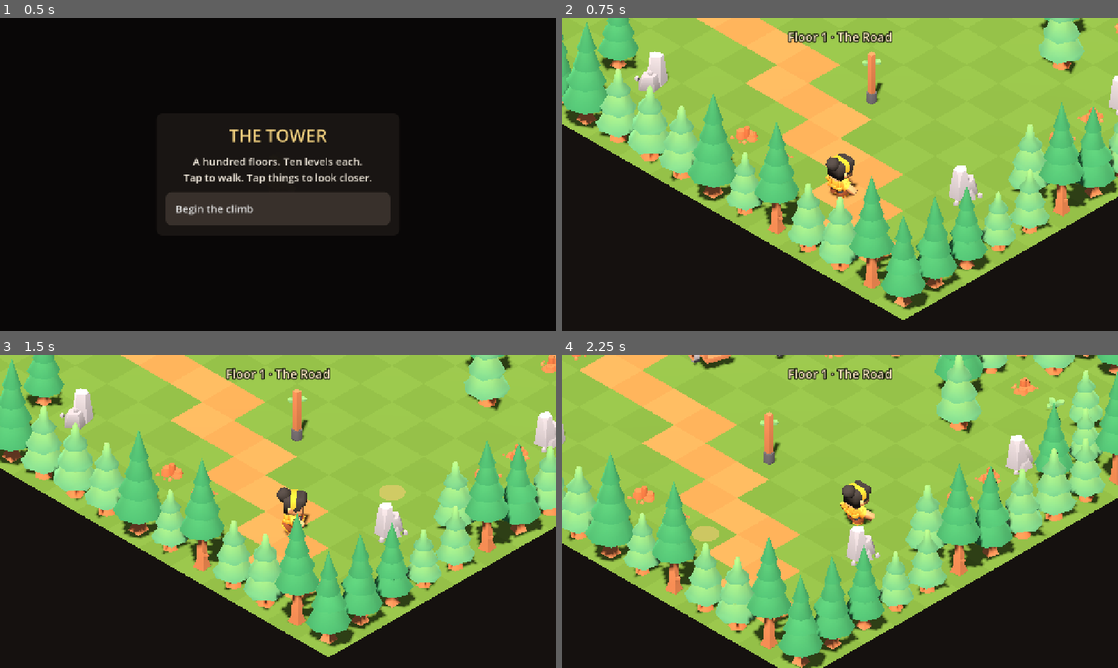
Above: before the commit, frames 1-4 (two rows, left to right).
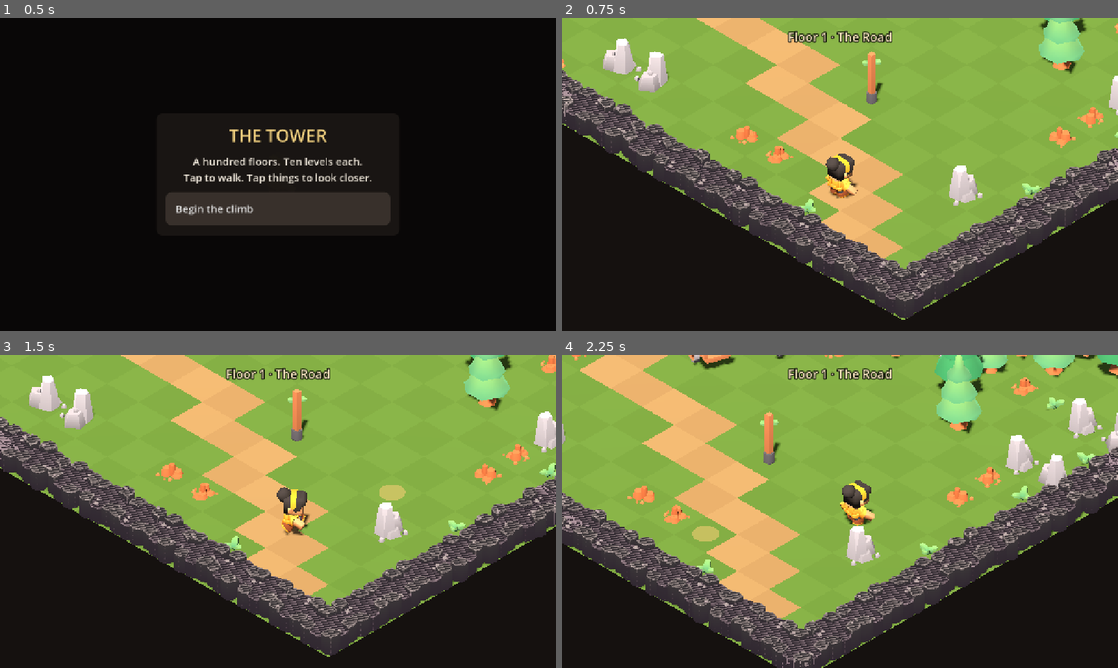
Above: after the commit, the same moments.

Repository: vel71184/the-tower
Game: Godot game, scene res://scenes/main.tscn
The game is run twice, just before and just after one commit, with the same random seed, the same clock (stepped at 60 frames per second) and the same inputs.
Inputs (mouse positions are in pixels of both pictures, inside the frame that each line leads up to):
- Up to frame 1 (0.5 s): no input
- Up to frame 2 (0.75 s): click "Begin the climb" at 0.5 s
- Up to frame 3 (1.5 s): tap Enter (ui_accept) at 1.25 s; move the mouse to (400, 495) at 1.27 s; hold D (move_right) from 1.28 s (still down); tap 5 (combat_end_turn) at 1.35 s; click (400, 495) at 1.42 s
- Up to frame 4 (2.25 s): tap Enter (ui_accept) at 1.52 s; release D (move_right) at 2 s; drag from (728, 527) to (812, 574) at 2.02 s

Frame 1 is identical in both runs. In frame 2, 27% of the frame differs, in the area x 0-100%, y 0-96%; in frame 3, 27%; in frame 4, 27%, in the area x 0-100%, y 4-100%.

Commit message:
The Road: low rocks on the camera-side edges so trees don't hide the climber; softer grass and path colours
Co-Authored-By: Claude Opus 5.5 <noreply@anthropic.com>
Claude-Session: https://claude.ai/code/session_018eCtRiykKVLLKD4TJKqToP

Diff:
--- a/content/floors/floor_01/level_01.json
+++ b/content/floors/floor_01/level_01.json
@@ -56,6 +56,11 @@
       "prop": "mini-forest/stones",
       "random_rot": true,
       "scale": 0.6
+    },
+    "L": {
+      "prop": "mini-forest/rocks-low",
+      "solid": true,
+      "random_rot": true
     }
   },
   "backdrop": [
@@ -80,20 +85,20 @@
     }
   ],
   "map": [
-    "fkfT,,fYffkffffTfkkTTk",
-    "Y...E,.opT.f.T.fff...k",
-    "f..p,,....f...fRfopfrf",
-    "YT...,,...fpr.f.T...fY",
-    "T.p...,,.....o...f.rTf",
-    "Y.fp..p,,o..w......opf",
-    "ff...p.p,,.C.h.....o.f",
-    "f......W.,,...p......k",
-    "f...ffpp.o,,,,.P....fY",
-    "kr.o..p.p....,,,...r.f",
-    "f....pT........,,,...f",
-    "Tp..po....Tr..oo.S,..T",
-    "ffTp...fpo.......p,,.k",
-    "kkfTkTkTffkTfffTfYffYk"
+    "fkfT,,fYffkffffTfkkppL",
+    "Y...E,.opT.f.T.fff...L",
+    "f..p,,....f...fRfoprrL",
+    "YT...,,...fpr.f.T...pL",
+    "T.p...,,.....o...f.rrL",
+    "Y.fp..p,,o..w......opL",
+    "ff...p.p,,.C.h.....o.L",
+    "f......W.,,...p......L",
+    "f...ffpp.o,,,,.P....pL",
+    "kr.o..p.p....,,,...r.L",
+    "f....pT........,,,...L",
+    "pp..po....rr..oo.S,..L",
+    "rppp...ppo.......p,,.L",
+    "LLLLLLLLLLLLLLLLLLLLLL"
   ],
   "objects": [
     {
--- a/scripts/game/level.gd
+++ b/scripts/game/level.gd
@@ -13,8 +13,8 @@
 ## Ground types and their two checker colours.
 const GROUND_COLORS := {
 	"floor": ["#5b5148", "#544a42"],
-	"grass": ["#6b9b4b", "#669546"],
-	"path": ["#b8925e", "#b18b58"],
+	"grass": ["#5e8c46", "#5a8742"],
+	"path": ["#a8916e", "#a28a68"],
 	"dirt": ["#8d6c49", "#876746"],
 	"stone": ["#8e877c", "#88817a"],
 	"water": ["#4b7fb5", "#4878ad"],
